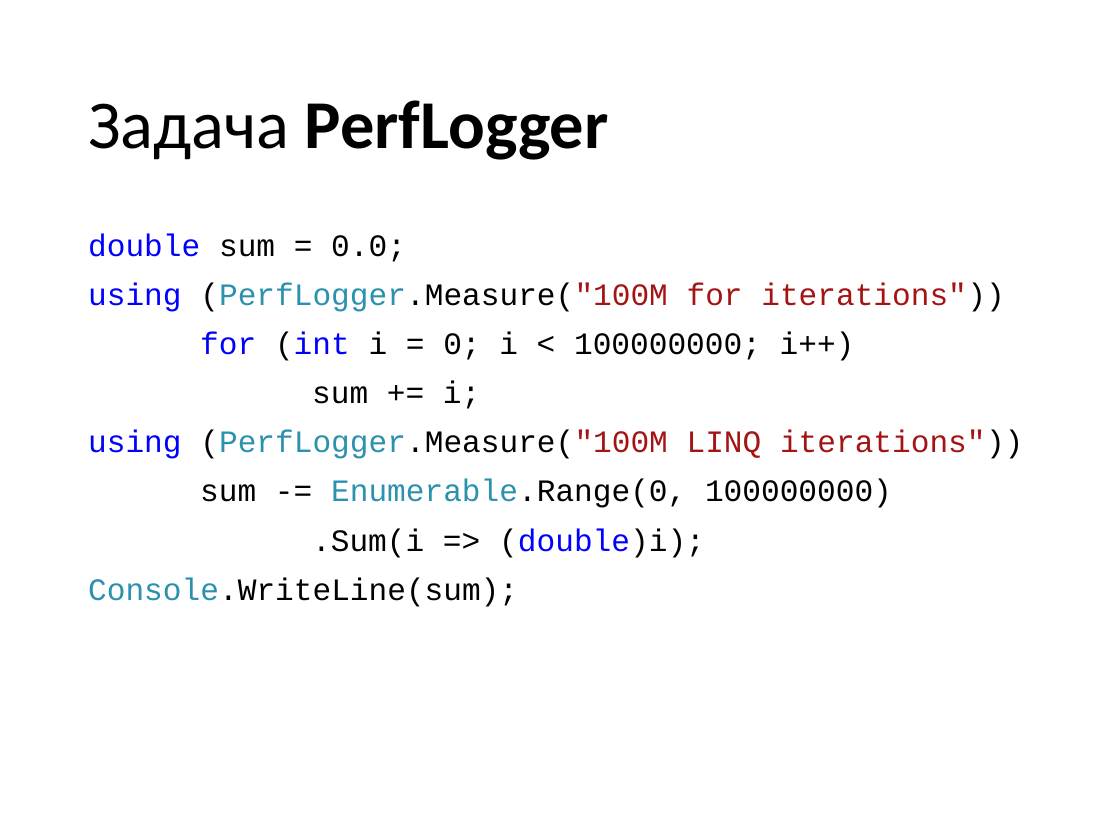
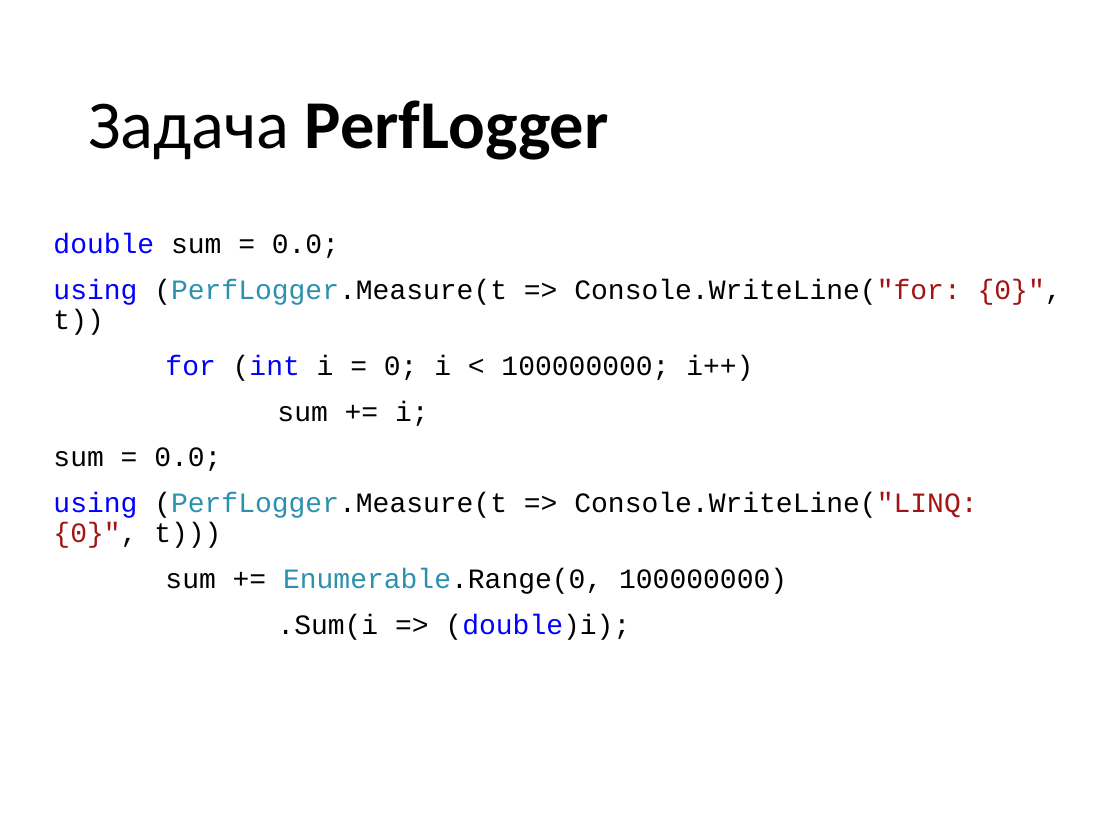
Before and after one commit to valertron/design, a slide deck: slide 39 of Design.pptx (slide 40 before the commit). Drawn at 1120x840 pixels with LibreOffice and Linux fonts; fonts in the diff are those of the drawing. Boxes give left, top, right and bottom in pixels: in the first picture for what was removed or moved away, otherwise in the second. Text is boxed around its words. In the diff, an @@ line names an element or a change of style, - is before the commit and + after.

Commit message:
fixes in slides

```diff
--- a/Design.pptx
+++ b/Design.pptx
@@ text "double sum = 0.0;": place and size @@
-text "double sum = 0.0;" at (88, 233, 1023, 607)
+text "double sum = 0.0;" at (53, 233, 1062, 640)
@@ text at (53, 233, 753, 640): size 20 to 18 pt in "double sum = 0.0;", "for (int i = 0; i < ...", "sum += i;", ".Sum(i => (double)i);" @@
@@ text at (53, 279, 1062, 335): text changed; size 20 to 18 pt; text colour #A31515 to #000000 @@
-using (PerfLogger.Measure("100M for iterations"))
+using (PerfLogger.Measure(t => Console.WriteLine("for: {0}", t))
@@ text at (53, 447, 977, 594): text changed; size 20 to 18 pt @@
-using (PerfLogger.Measure("100M LINQ iterations"))
-sum -= Enumerable.Range(0, 100000000)
+sum = 0.0;
+using (PerfLogger.Measure(t => Console.WriteLine("LINQ: {0}", t)))
+sum += Enumerable.Range(0, 100000000)
@@ text at (88, 577, 518, 607): paragraph removed @@
-Console.WriteLine(sum);
```
Also in this commit, not shown: 17 other slides changed, 19 slides added, 2 slides removed, 1 other file.
